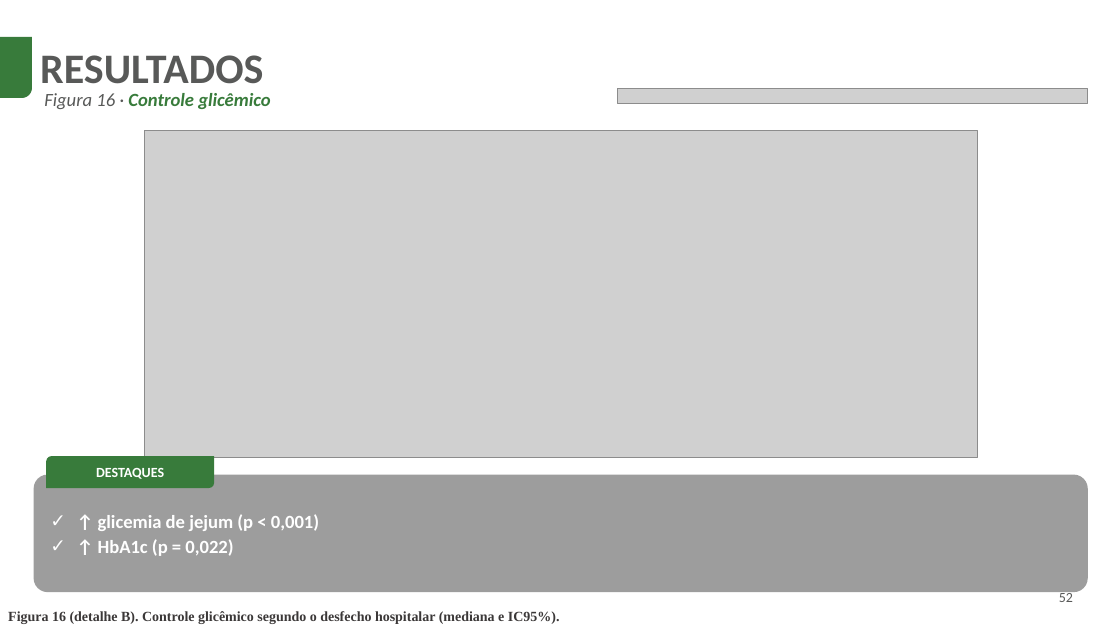
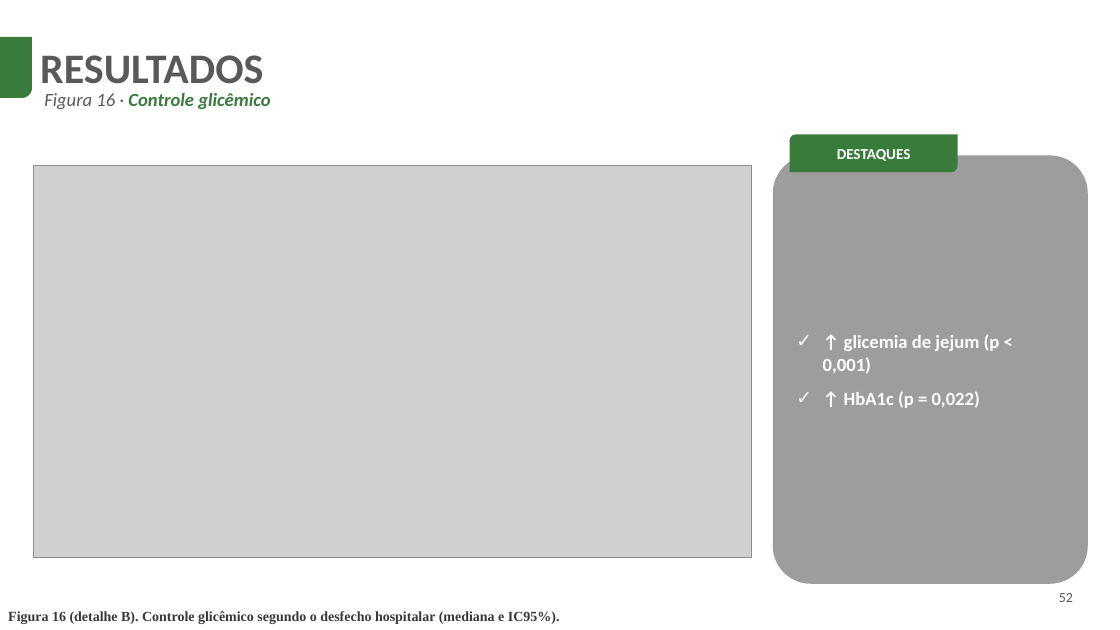
Before and after one commit to codespaperthesis/COVID-19-mortality-analysis, a slide deck: slide 52 of defesa/Defesa_Doutorado_zoom.pptx. Drawn at 1120x630 pixels with LibreOffice and Linux fonts; fonts in the diff are those of the drawing; grey boxes stand for pictures; background and template pictures are left out. Boxes give left, top, right and bottom in pixels: in the first picture for what was removed or moved away, otherwise in the second. Text is boxed around its words. In the diff, an @@ line names an element or a change of style, - is before the commit and + after.

```diff
--- a/defesa/Defesa_Doutorado_zoom.pptx
+++ b/defesa/Defesa_Doutorado_zoom.pptx
@@ picture removed at (618,88,1088,104) @@
@@ picture removed at (144,130,977,458) @@
@@ round diag rect "DESTAQUES": place and size @@
-round diag rect "DESTAQUES" at (46,456,214,488)
+round diag rect "DESTAQUES" at (790,134,958,172)
@@ round diag rect "DESTAQUES" at (790,134,958,172): size 12 to 13 pt @@
@@ picture added at (34,166,752,557) @@
@@ rounded rectangle "↑ glicemia de jejum (p ...": place and size @@
-rounded rectangle "↑ glicemia de jejum (p ..." at (34,475,1088,592)
+rounded rectangle "↑ glicemia de jejum (p ..." at (773,155,1088,584)
@@ rounded rectangle "↑ glicemia de jejum (p ..." at (773,155,1088,584): more space between paragraphs @@
```
Also in this commit, not shown: 10 other slides changed, 36 other files.
